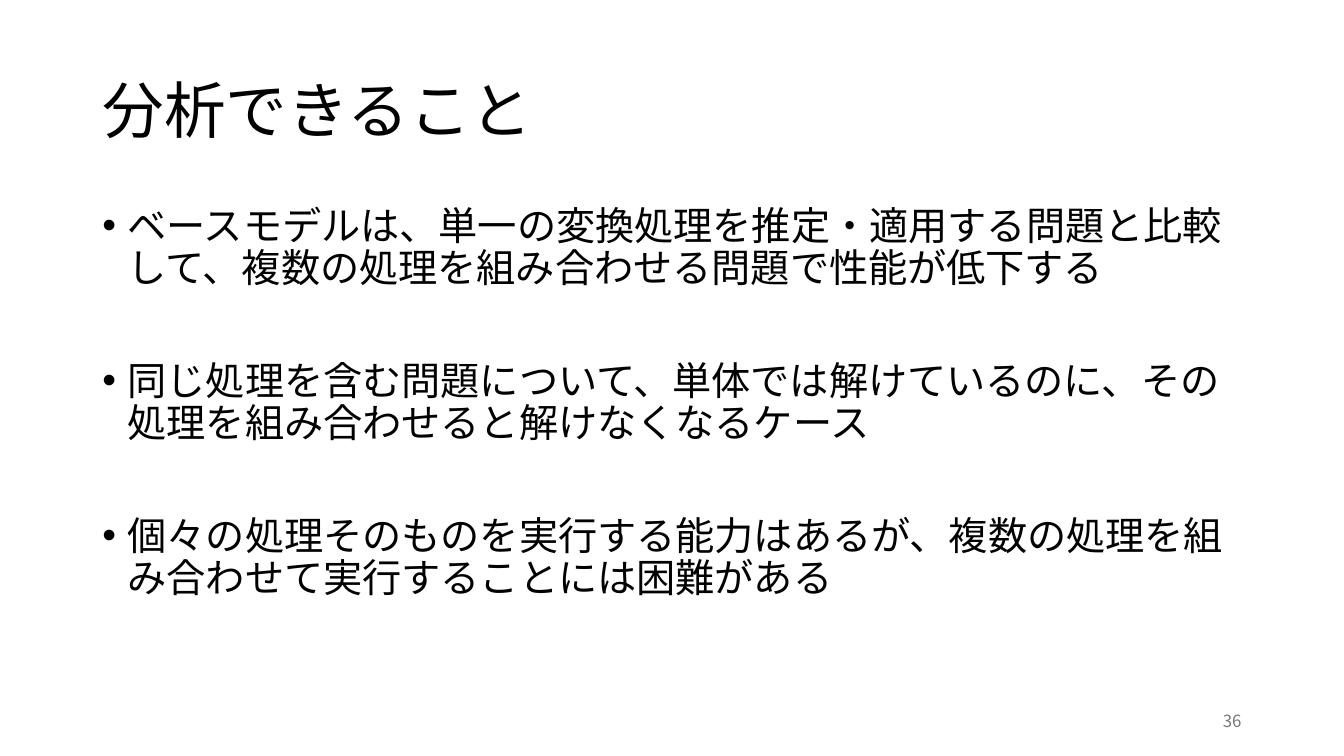
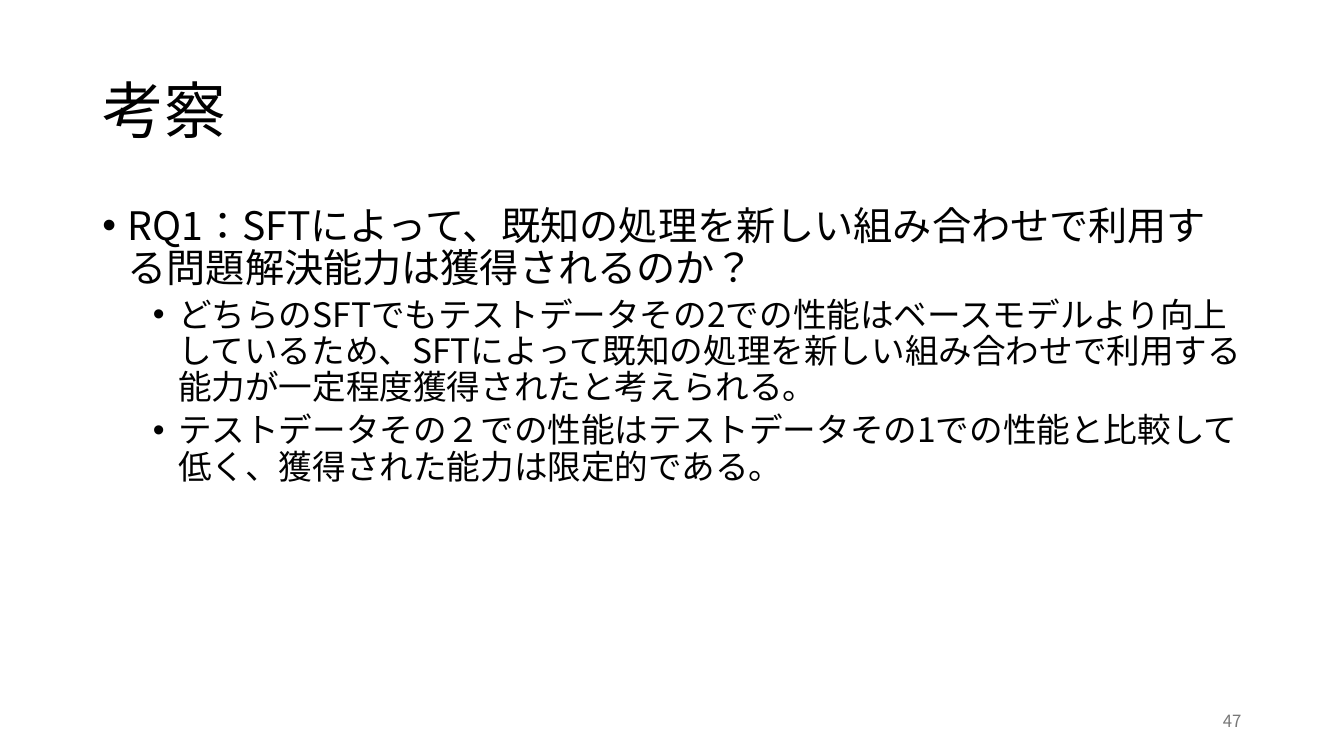
Before and after one commit to rollotea/array-task, a slide deck: slide 47 of 生成AIの追加学習による問題.pptx (slide 36 before the commit). Drawn at 1344x756 pixels with LibreOffice and Linux fonts; fonts in the diff are those of the drawing. Boxes give left, top, right and bottom in pixels: in the first picture for what was removed or moved away, otherwise in the second. Text is boxed around its words. In the diff, an @@ line names an element or a change of style, - is before the commit and + after.

```diff
--- a/生成AIの追加学習による問題.pptx
+++ b/生成AIの追加学習による問題.pptx
@@ title at box(102, 81, 225, 138): text changed @@
-分析できること
+考察
@@ text at box(128, 207, 1241, 482): text changed; size 28 to 24 pt @@
-• ベースモデルは、単一の変換処理を推定・適用する問題と比較して、複数の処理を組み合わせる問題で性能が低下する
-• 同じ処理を含む問題について、単体では解けているのに、その処理を組み合わせると解けなくなるケース
-• 個々の処理そのものを実行する能力はあるが、複数の処理を組み合わせて実行することには困難がある
+• RQ1：SFTによって、既知の処理を新しい組み合わせで利用する問題解決能力は獲得されるのか？
+  • どちらのSFTでもテストデータその2での性能はベースモデルより向上しているため、SFTによって既知の処理を新しい組み合わせで利用する能力が一定程度獲得されたと考えられる。
+  • テストデータその２での性能はテストデータその1での性能と比較して低く、獲得された能力は限定的である。
@@ page number at box(1223, 714, 1242, 727): text changed @@
-36
+47
```
Also in this commit, not shown: 26 other slides changed, 8 slides added, 5 slides removed, 6 other files.
